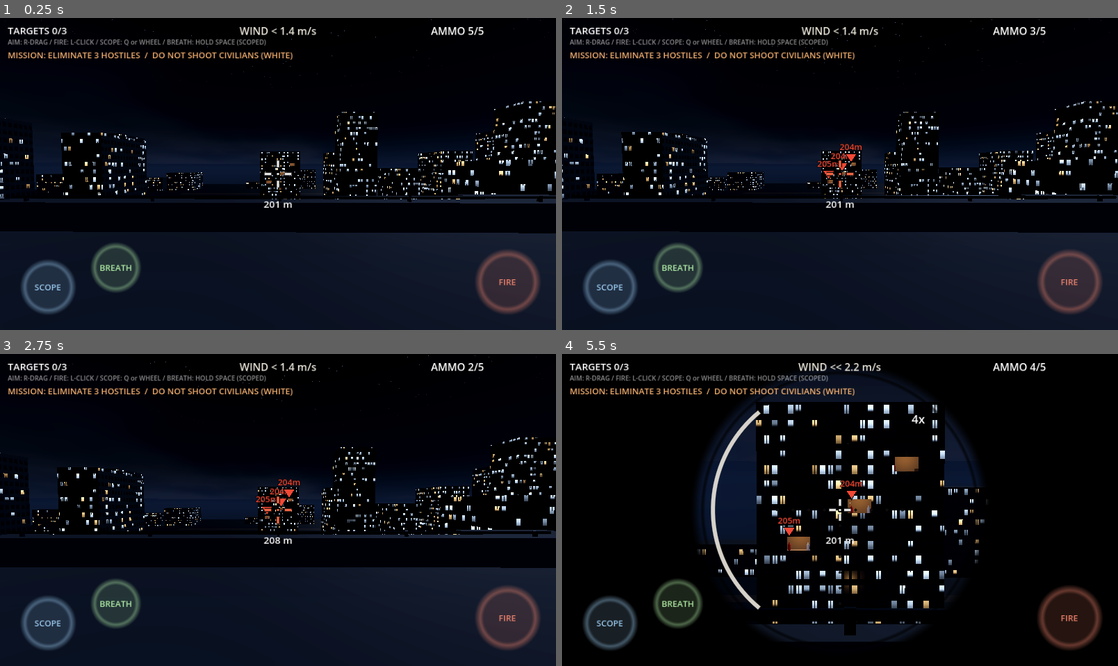
Above: before the commit, frames 1-4 (two rows, left to right).
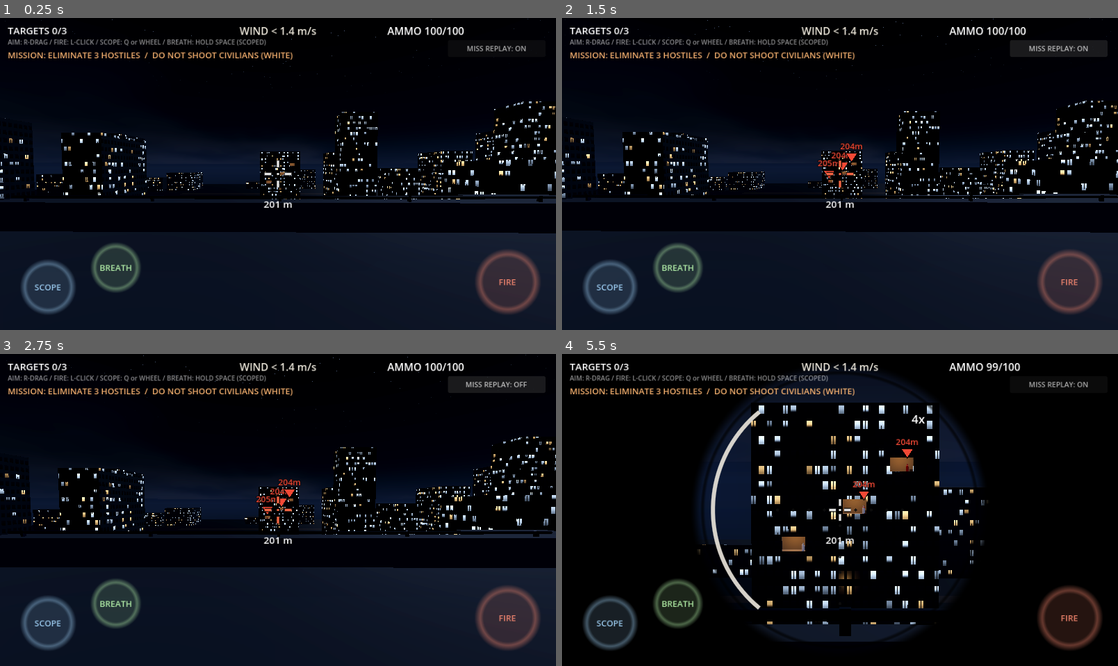
Above: after the commit, the same moments.

Repository: yasu111h/one-shot-ahead
Game: Godot game, scene res://stages/city/city_stage.tscn
The game is run twice, just before and just after one commit, with the same random seed, the same clock (stepped at 60 frames per second) and the same inputs.
Inputs (mouse positions are in pixels of both pictures, inside the frame that each line leads up to):
- Up to frame 1 (0.25 s): no input
- Up to frame 2 (1.5 s): click (1056, 49) at 0.5 s, where only the run after the commit has a clickable "MISS REPLAY: ON"; click (1056, 49) at 1.25 s, where only the run after the commit has a clickable "MISS REPLAY: OFF"
- Up to frame 3 (2.75 s): click (494, 385) at 2 s, where only the run after the commit has a clickable "MISS REPLAY: ON"
- Up to frame 4 (5.5 s): click (1056, 385) at 2.75 s, where only the run after the commit has a clickable "MISS REPLAY: OFF"; click (1056, 385) at 3.5 s, where only the run after the commit has a clickable "MISS REPLAY: ON"; click "RETRY" (after the commit: "MISS REPLAY: OFF") at 4.25 s; tap Enter at 5 s; move the mouse to (962, 494) at 5.02 s; tap Q at 5.1 s; click (962, 494) at 5.17 s; tap Space at 5.27 s

The runs differ from the first frame. In frame 1, 0.4% of the frame differs, in the area x 69-95%, y 2-11%; in frame 2, 3.6%; in frame 3, 2.8%; in frame 4, 6.5%, in the area x 24-95%, y 2-91%.

Commit message:
feat: 弾数100発化・ミス弾のバレットカム（MISS表示）・ミスリプレイON/OFF設定（保存対応）
Co-Authored-By: Claude Fable 5 <noreply@anthropic.com>

Diff:
--- /dev/null
+++ b/autoload/settings.gd
@@ -0,0 +1,30 @@
+extends Node
+## 設定の永続化（オートロード）。user://settings.cfg に保存し、起動時に復元する。
+## 将来の設定画面はこのシングルトンを読み書きするだけでよい。
+
+const SETTINGS_PATH := "user://settings.cfg"
+const SECTION := "gameplay"
+
+## ミス弾（標的に当たらない弾）でもバレットカムを流すか
+var miss_replay_enabled := true:
+	set(v):
+		miss_replay_enabled = v
+		_save()
+
+
+func _ready() -> void:
+	_load()
+
+
+func _load() -> void:
+	var cfg := ConfigFile.new()
+	if cfg.load(SETTINGS_PATH) != OK:
+		return  # 初回起動などファイルなし＝デフォルトのまま
+	miss_replay_enabled = bool(cfg.get_value(SECTION, "miss_replay", true))
+
+
+func _save() -> void:
+	var cfg := ConfigFile.new()
+	cfg.load(SETTINGS_PATH)  # 既存の設定を保持したまま上書き（無ければ新規作成）
+	cfg.set_value(SECTION, "miss_replay", miss_replay_enabled)
+	cfg.save(SETTINGS_PATH)
--- a/core/ballistics/ballistics.gd
+++ b/core/ballistics/ballistics.gd
@@ -72,3 +72,30 @@
 			return {}
 		pos = next
 	return {}
+
+
+## ミス弾の着弾点予測（ミスリプレイのカメラ終点に使う）
+## 地形（レイヤ1）に当たればその着弾点と法線を {point, normal, grounded=true} で返す。
+## 最大射程まで何にも当たらなければ、その時点の弾の位置を grounded=false で返す。
+static func predict_miss_point(
+	space_state: PhysicsDirectSpaceState3D,
+	start: Vector3,
+	velocity: Vector3,
+	wind_accel: Vector3,
+	max_time := 4.0,
+	dt := 0.02
+) -> Dictionary:
+	var pos := start
+	var vel := velocity
+	var t := 0.0
+	while t < max_time:
+		var r := step(pos, vel, wind_accel, dt)
+		var next: Vector3 = r[0]
+		vel = r[1]
+		var query := PhysicsRayQueryParameters3D.create(pos, next, 1)
+		var hit := space_state.intersect_ray(query)
+		if hit:
+			return {"point": hit.position, "normal": hit.get("normal", Vector3.UP), "grounded": true}
+		pos = next
+		t += dt
+	return {"point": pos, "normal": Vector3.UP, "grounded": false}
--- a/core/camera/bullet_cam.gd
+++ b/core/camera/bullet_cam.gd
@@ -1,9 +1,10 @@
 class_name BulletCam
 extends Node
-## 弾道リプレイ(バレットカム)。命中確定弾を、発射→着弾までスローモーションで
+## 弾道リプレイ(バレットカム)。発射→着弾までスローモーションで
 ## 弾を追いかけるシネマ映像として見せる（TABIJIのbullet_cam.gdを移植）。
-## 命中は発射時の弾道予測で確定済みなので「録画」は不要で、
+## 弾道は発射時の事前予測で確定済みなので「録画」は不要で、
 ## 確定した弾道(発射点→着弾点)をスロー演出で再生し直す方式。
+## 命中確定弾のほか、ミス弾（設定ON時）の地面着弾点までの見送りにも使う。
 ##
 ## 使い方: play(発射点, 着弾点, 着弾時に呼ぶCallable)
 ##   ・着弾時Callableの中でダメージ適用と距離スタンプ表示を行う(=リプレイの瞬間に効果が出る)
--- a/project.godot
+++ b/project.godot
@@ -20,6 +20,7 @@
 [autoload]
 
 GameManager="*res://autoload/game_manager.gd"
+Settings="*res://autoload/settings.gd"
 
 [display]
 
--- a/stages/sniper_stage.gd
+++ b/stages/sniper_stage.gd
@@ -20,7 +20,7 @@
 const KILLCAM_COOLDOWN := 3.0  # バレットカムの再発動までの最短間隔(秒)
 
 @export var muzzle_speed := 300.0  # 弾速 m/s（可変）
-@export var max_ammo := 5
+@export var max_ammo := 100
 
 # --- オートエイム(吸い付き)。スナイパー用に狭め。TABIJIの_assist_dir方式 ---
 @export var assist_deg_hip := 2.0      # 腰だめ時の吸い付き角(度)
@@ -297,6 +297,12 @@
 		_killcam_cd = KILLCAM_COOLDOWN
 		_start_replay(start, predicted, dir)
 		return
+	# ミス弾（何にも当たらない弾）も、設定ONならバレットカムで見送る
+	# （クールダウンは命中と共通。誤射＝民間人命中の予測弾は従来どおり実弾で見せる）
+	if predicted.is_empty() and Settings.miss_replay_enabled and _killcam_cd <= 0.0:
+		_killcam_cd = KILLCAM_COOLDOWN
+		_start_miss_replay(start, dir)
+		return
 	# 通常弾：実弾（重力・風の毎フレーム積分）を飛ばし、トレーサーを追従させる
 	var bullet := Bullet.new()
 	add_child(bullet)
@@ -344,6 +350,22 @@
 	var to: Vector3 = point - tvel * (predicted.time - replay_world_dt)
 	bullet_cam.play(start, to, func() -> void:
 		_on_replay_impact(target, to, zone, dir))
+
+
+## ミス弾のバレットカム開始。地面への着弾予測点（最大射程まで何にも当たらなければ
+## 最大射程点）までスロー再生する。ダメージはなく、余韻突入時に「MISS」表示と、
+## 地面着弾なら土煙FX（着弾フレア＋火花）を出す。
+func _start_miss_replay(start: Vector3, dir: Vector3) -> void:
+	var impact := Ballistics.predict_miss_point(
+		get_world_3d().direct_space_state, start, dir * muzzle_speed, wind_accel)
+	var point: Vector3 = impact.point
+	var normal: Vector3 = impact.normal
+	var grounded: bool = impact.grounded
+	bullet_cam.play(start, point, func() -> void:
+		if grounded:
+			fx.impact_burst(point, normal)
+			_spawn_impact_dust(point)
+		hud.show_miss_stamp())
 
 
 ## リプレイの着弾の瞬間：ここで初めてダメージ・スタンプ・ヒットマーカー・命中音を出す
--- a/ui/hud.gd
+++ b/ui/hud.gd
@@ -2,6 +2,9 @@
 extends CanvasLayer
 ## HUD：残弾・風・測距・息止め円弧ゲージ・操作ボタン・距離スタンプ・CLEAR/RETRY
 ## ＋動的レティクル（bloom開閉・ロック色変化・ヒットマーカー。TABIJIのcombat_hud.gd方式）
+
+const STAMP_HIT_COLOR := Color(0.95, 0.85, 0.5)   # 命中スタンプ（華やかな金色）
+const STAMP_MISS_COLOR := Color(0.6, 0.62, 0.65)  # MISSスタンプ（グレー系で差別化）
 
 var stage: SniperStage      # 親ステージ
 var mission := ""           # ミッション文（左上に常時表示。空なら出さない）
@@ -22,6 +25,7 @@
 var _stamp: Label
 var _center_msg: Label
 var _retry_btn: Button
+var _miss_toggle: Button
 var _breath_arc: BreathArc
 var _fire_btn: TouchScreenButton
 var _scope_btn: TouchScreenButton
@@ -67,12 +71,12 @@
 	_mission_label.modulate = Color(1.0, 0.72, 0.45, 0.95)
 	_mission_label.visible = mission != ""
 	_wind_label = _make_center_label("WIND 0.0 m/s", 16, Control.PRESET_CENTER_TOP, Vector2(0, 8))
-	_ammo_label = _make_label("AMMO 5/5", 16, Control.PRESET_TOP_RIGHT, Vector2(-110, 8))
+	_ammo_label = _make_label("AMMO 100/100", 16, Control.PRESET_TOP_RIGHT, Vector2(-140, 8))
 	_range_label = _make_center_label("--- m", 15, Control.PRESET_CENTER, Vector2(0, 46))
 	_zoom_label = _make_center_label("4x", 18, Control.PRESET_CENTER, Vector2(120, -140))
 	_zoom_label.visible = false
 	_stamp = _make_center_label("", 44, Control.PRESET_CENTER, Vector2(0, 95))
-	_stamp.modulate = Color(0.95, 0.85, 0.5)
+	_stamp.modulate = STAMP_HIT_COLOR
 	_stamp.visible = false
 	_center_msg = _make_center_label("", 52, Control.PRESET_CENTER, Vector2(0, -70))
 	_center_msg.visible = false
@@ -86,6 +90,18 @@
 	_retry_btn.position += Vector2(0, 10)
 	_retry_btn.visible = false
 	_retry_btn.pressed.connect(func() -> void: stage.retry())
+	# ミスリプレイ設定トグル（右上・タップ/クリックで切替。値はSettingsが永続化）
+	_miss_toggle = Button.new()
+	_miss_toggle.custom_minimum_size = Vector2(150, 26)
+	_miss_toggle.add_theme_font_size_override("font_size", 11)
+	_miss_toggle.modulate = Color(1, 1, 1, 0.75)
+	add_child(_miss_toggle)
+	_miss_toggle.set_anchors_and_offsets_preset(Control.PRESET_TOP_RIGHT)
+	_miss_toggle.position += Vector2(-158, 34)
+	_miss_toggle.pressed.connect(func() -> void:
+		Settings.miss_replay_enabled = not Settings.miss_replay_enabled
+		_update_miss_toggle())
+	_update_miss_toggle()
 	# 操作ボタン（マルチタッチ対応のTouchScreenButton）
 	_fire_btn = _make_touch_button("FIRE", 52.0, Color(1.0, 0.55, 0.45, 0.9))
 	_fire_btn.pressed.connect(func() -> void: stage.request_fire())
@@ -174,6 +190,7 @@
 	_markers.visible = not replay
 	_reticle.scoped = scoped
 	_zoom_label.visible = scoped and not replay
+	_miss_toggle.visible = not replay
 	_zoom_label.text = ["1x", "4x", "8x"][rig.zoom_stage]
 	_ammo_label.text = "AMMO %d/%d" % [stage.ammo, stage.max_ammo]
 	_targets_label.text = "TARGETS %d/%d" % [stage.hits, stage.hostiles.size()]
@@ -223,12 +240,23 @@
 
 
 ## 距離スタンプ表示（例:「342m HIT」「512m HEADSHOT」）
-func show_stamp(text: String) -> void:
+func show_stamp(text: String, color := STAMP_HIT_COLOR) -> void:
 	_stamp.text = text
 	_stamp.reset_size()
+	_stamp.modulate = color
 	_stamp.modulate.a = 1.0
 	_stamp.visible = true
 	_stamp_t = 0.0
+
+
+## ミスリプレイの余韻用「MISS」スタンプ（距離スタンプの代わり。グレー系で命中と差別化）
+func show_miss_stamp() -> void:
+	show_stamp("MISS", STAMP_MISS_COLOR)
+
+
+## ミスリプレイ設定トグルの表記を現在の設定値に合わせる
+func _update_miss_toggle() -> void:
+	_miss_toggle.text = "MISS REPLAY: %s" % ("ON" if Settings.miss_replay_enabled else "OFF")
 
 
 func show_clear() -> void:
Not shown, added: autoload/settings.gd.uid
